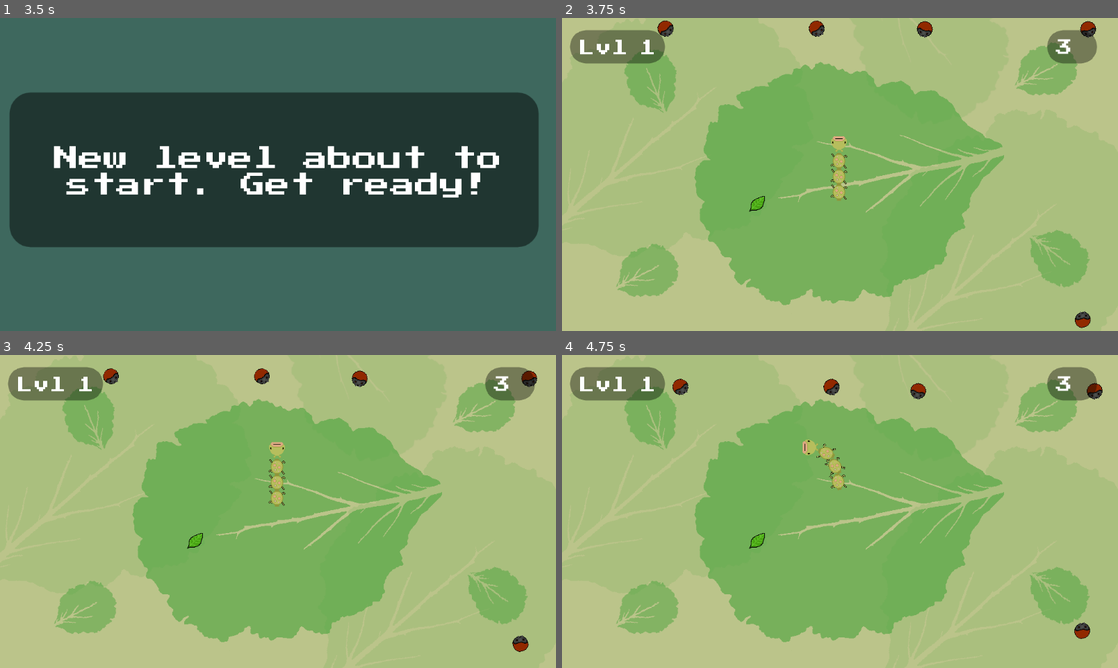
Above: before the commit, frames 1-4 (two rows, left to right).
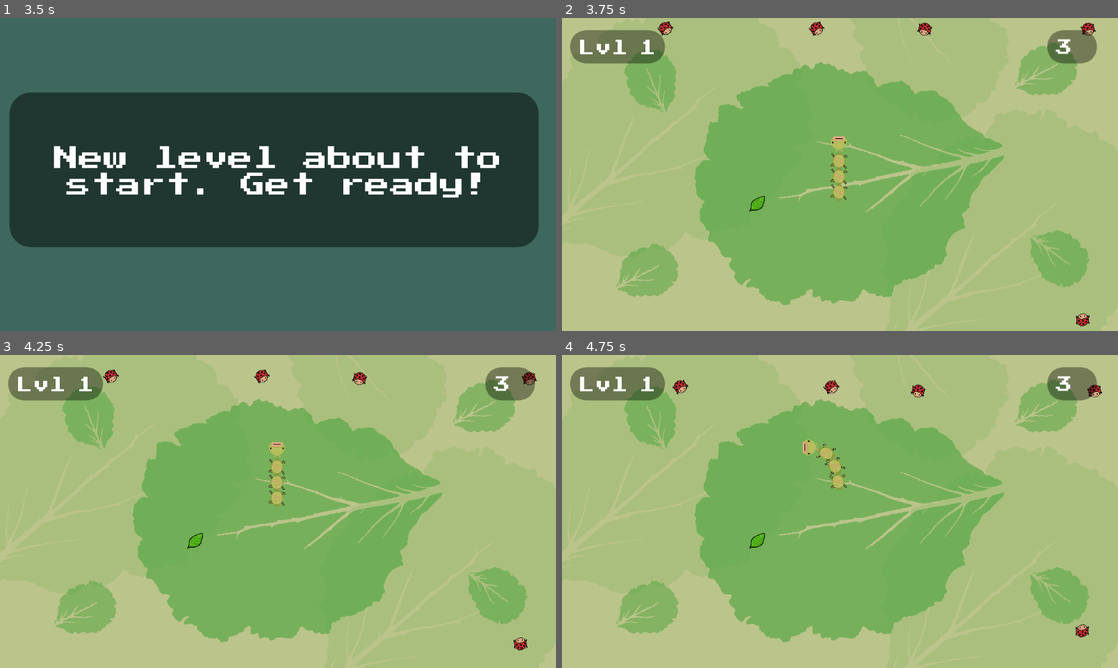
Above: after the commit, the same moments.

Repository: thatnick/grow-grow
Game: Godot game, scene res://scenes/Start.tscn
Same seed, same stepped clock (60 frames per second), same inputs: the game is played once before the commit and once after it.
Inputs:
- Up to frame 1 (3.5 s): click "PRESS HERE TO PLAY" at 0.5 s; tap Enter at 1.25, 2.75 s; hold Right (ui_right) 1.28-2.03 s; tap Space at 2 s; hold Down (ui_down) 2.03-2.78 s; hold Right (ui_right) from 2.78 s (still down)
- Up to frame 2 (3.75 s): tap Space at 3.5 s; release Right (ui_right) at 3.53 s; hold Up (ui_up) from 3.53 s (still down)
- Up to frame 3 (4.25 s): keep holding Up (ui_up)
- Up to frame 4 (4.75 s): release Up (ui_up) at 4.28 s; hold Left (ui_left) from 4.28 s (still down)

Frame 1 is identical in both runs. In frame 2, 0.6% of the frame differs, in the area x 17-97%, y 0-100%; in frame 3, 0.6%; in frame 4, 0.6%, in the area x 19-98%, y 7-91%.

Commit message:
Change enemy sprite to ladybird

Diff:
--- a/scenes/Enemy.tscn
+++ b/scenes/Enemy.tscn
@@ -1,6 +1,6 @@
 [gd_scene load_steps=4 format=2]
 
-[ext_resource path="res://sprites/enemies/EVILCatHead3_singleframe.png" type="Texture" id=1]
+[ext_resource path="res://sprites/enemies/lb1.png" type="Texture" id=1]
 [ext_resource path="res://scripts/Enemy.gd" type="Script" id=2]
 
 [sub_resource type="CircleShape2D" id=1]
@@ -13,6 +13,7 @@
 shape = SubResource( 1 )
 
 [node name="Sprite" type="Sprite" parent="."]
+rotation = -1.5708
 texture = ExtResource( 1 )
 
 [node name="VisibilityNotifier2D" type="VisibilityNotifier2D" parent="."]
Binary file removed: sprites/background/Caterpillar Background_2_blue.png
Binary file added: sprites/enemies/lb1.png
Not shown, changed: sprites/enemies/lb1.png.import
